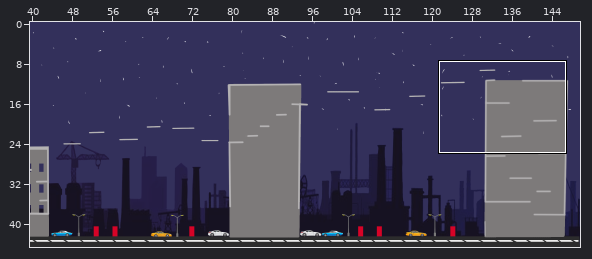
Level history. Tiled map: ASSETS/map.tmx. The first picture is a wide view before the edit; the outline marks the close-up.
Close-up. Before the edit:
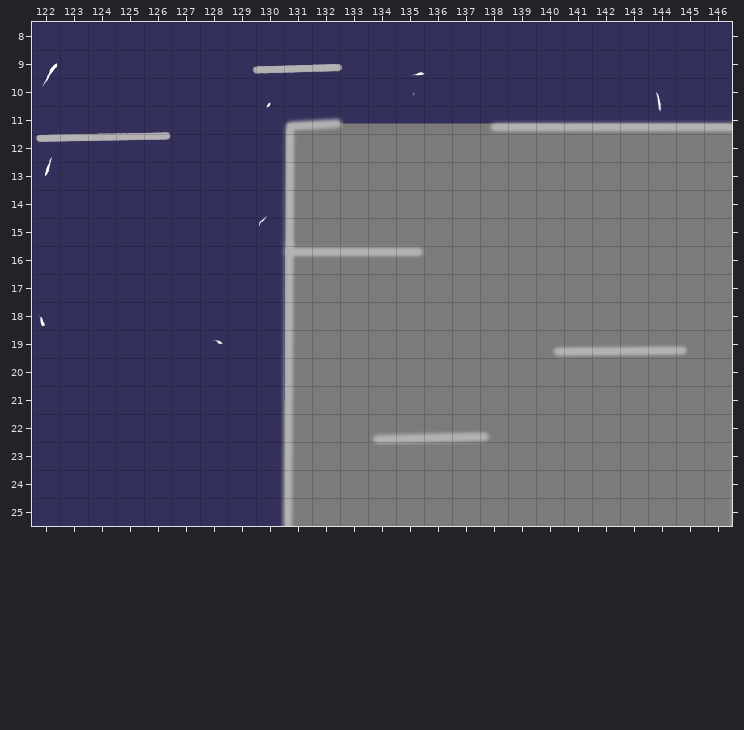
Cells are 32x32 px. Shown: x 122..146, y 8..25. The commit also changed other parts of the map, which this record leaves out.
The result:
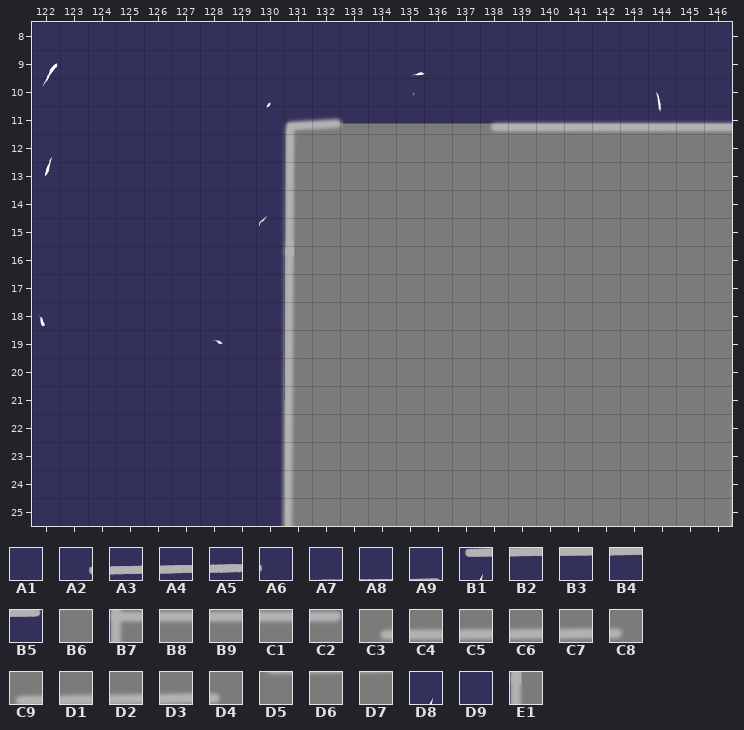
Key: from "fond 1": A1 0, A2 1479, A3 1480, A4 1481, A5 1482, A6 1483, A7 1774, A8 1775, A9 1776, B1 1922, B2 1923, B3 1924, B4 1925, B5 1926, B6 1932, B7 2531, B8 2532, B9 2533, C1 2534, C2 2535, C3 2990, C4 2991, C5 2992, C6 2993, C7 2994, C8 2995, C9 3434, D1 3435, D2 3436, D3 3437, D4 3438, D5 3584, D6 3585, D7 3586; from "tuileJeu2": D8 1922, D9 1923, E1 2531.
__ is an empty cell.
Tiles replaced or removed in this view: A2, A3, A4, A5, A6, A7, A8, A9, B1, B2, B3, B4, B5, B7, B8, B9, C1, C2, C3, C4, C5, C6, C7, C8, C9, D1, D2, D3, D4, D5, D6, D7.
From old to new:
Changed rows in their new state; .. is an unchanged cell.
Layer "fond":
first column x 122:
 9 .. .. .. .. .. .. .. A1 A1 A1 A1 A1
11 .. .. A1 A1 A1 .. .. .. .. .. .. ..
12 D8 D9 A1 A1 A1 .. .. .. .. .. .. ..
first column x 131:
16 E1 B6 B6 B6 B6 .. .. .. .. .. .. .. .. .. ..
19 .. .. .. .. .. .. .. .. .. B6 B6 B6 B6 B6 B6
22 .. .. .. B6 B6 B6 B6 B6 .. .. .. .. .. .. ..
23 .. .. .. B6 B6 B6 .. .. .. .. .. .. .. .. ..
Boxes around the changes in both close-ups, in picture pixels (x1, y1, x2, y2):
changed: (253, 64, 343, 74)
changed: (36, 132, 171, 142)
changed: (294, 246, 424, 259)
changed: (553, 344, 688, 358)
changed: (371, 431, 490, 446)
